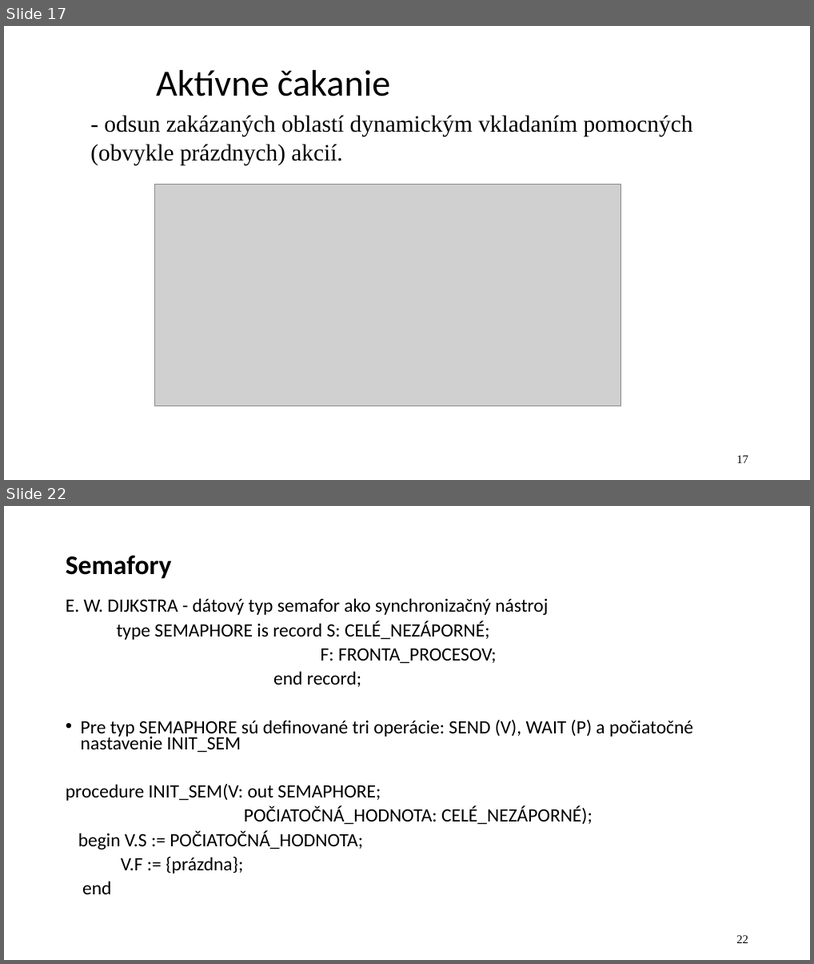
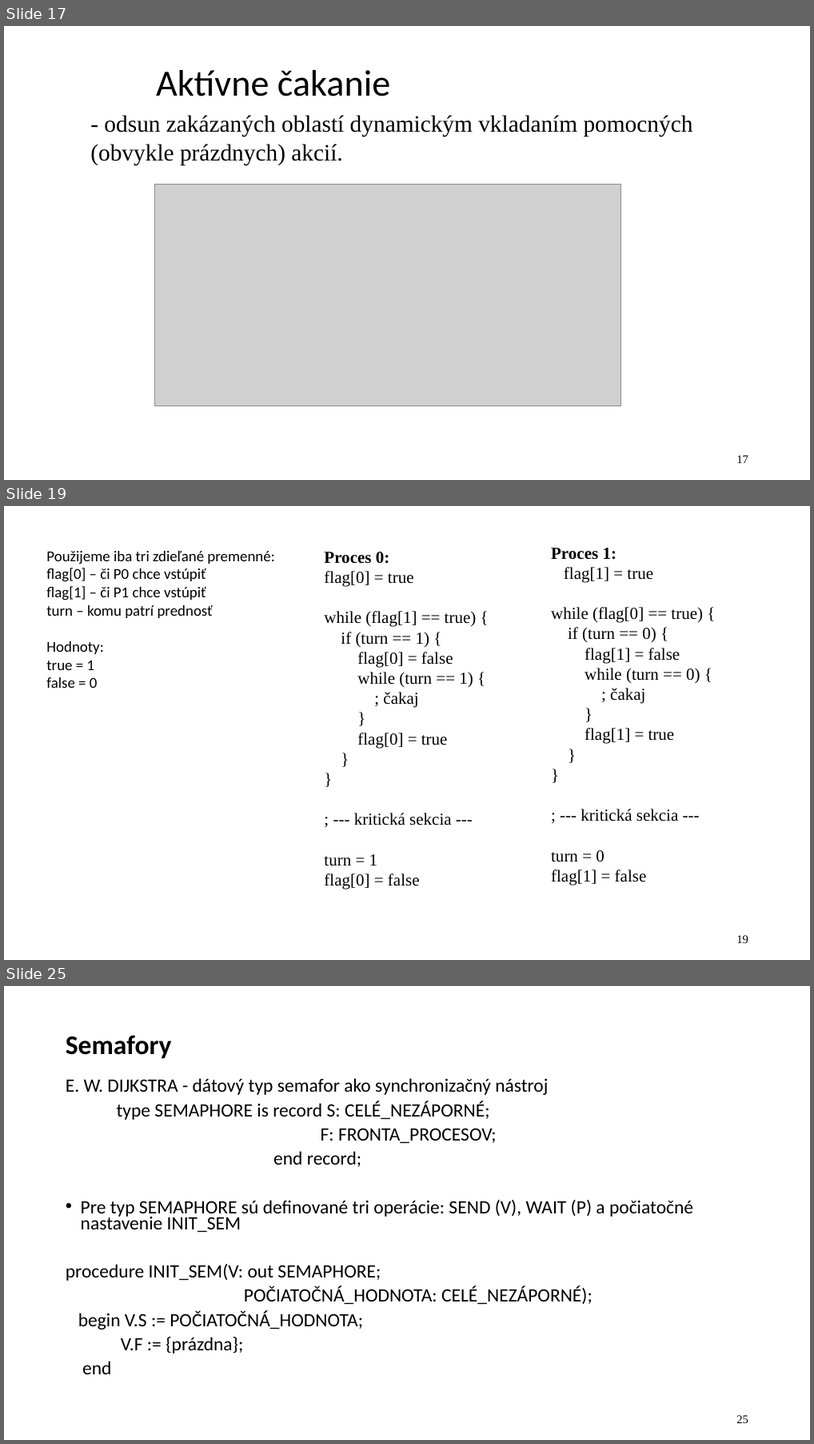
Before and after one commit to jb23lm87/OS-prednasky, a slide deck: OS 2 Úvod do paralélnych procesov a synchronizácie.pptx. Shown one above the other, each under a label of ours: slides 17 and 22 before the commit, slides 17, 19 and 25 after it; the slides between them are not shown. The pictures are 814x964 and 814x1444 pixels, drawn with LibreOffice and Linux fonts; fonts in the diff are those of the drawing; grey boxes stand for pictures. Boxes give left, top, right and bottom in pixels: in the first picture for what was removed or moved away, otherwise in the second. Text is boxed around its words. In the diff, an @@ line names an element or a change of style, - is before the commit and + after.

```diff
--- a/OS 2 Úvod do paralélnych procesov a synchronizácie.pptx
+++ b/OS 2 Úvod do paralélnych procesov a synchronizácie.pptx
@@ slide 19 added at [4,506,810,960], background #FFFFFF @@
@@ text added at [46,551,274,688], 18 pt, text #000000 @@
+Použijeme iba tri zdieľané premenné:
+flag[0] – či P0 chce vstúpiť
+flag[1] – či P1 chce vstúpiť
+turn – komu patrí prednosť
+Hodnoty:
+true = 1
+false = 0
@@ text added at [324,552,477,889], 20 pt, text #000000 @@
+Proces 0:
+flag[0] = true
+while (flag[1] == true) {
+if (turn == 1) {
+flag[0] = false
+while (turn == 1) {
+; čakaj
+}
+flag[0] = true
+}
+}
+; --- kritická sekcia ---
+turn = 1
+flag[0] = false
@@ text added at [551,548,703,885], 20 pt, text #000000 @@
+Proces 1:
+flag[1] = true
+while (flag[0] == true) {
+if (turn == 0) {
+flag[1] = false
+while (turn == 0) {
+; čakaj
+}
+flag[1] = true
+}
+}
+; --- kritická sekcia ---
+turn = 0
+flag[1] = false
@@ page number added at [737,935,749,943], 14 pt, text #000000 @@
+19
@@ what was slide 22 is now slide 25 @@
@@ page number at [737,1415,749,1423]: text changed @@
-22
+25
```
Also in this commit, not shown: 14 slides changed, 6 other slides added, 8 slides removed.
